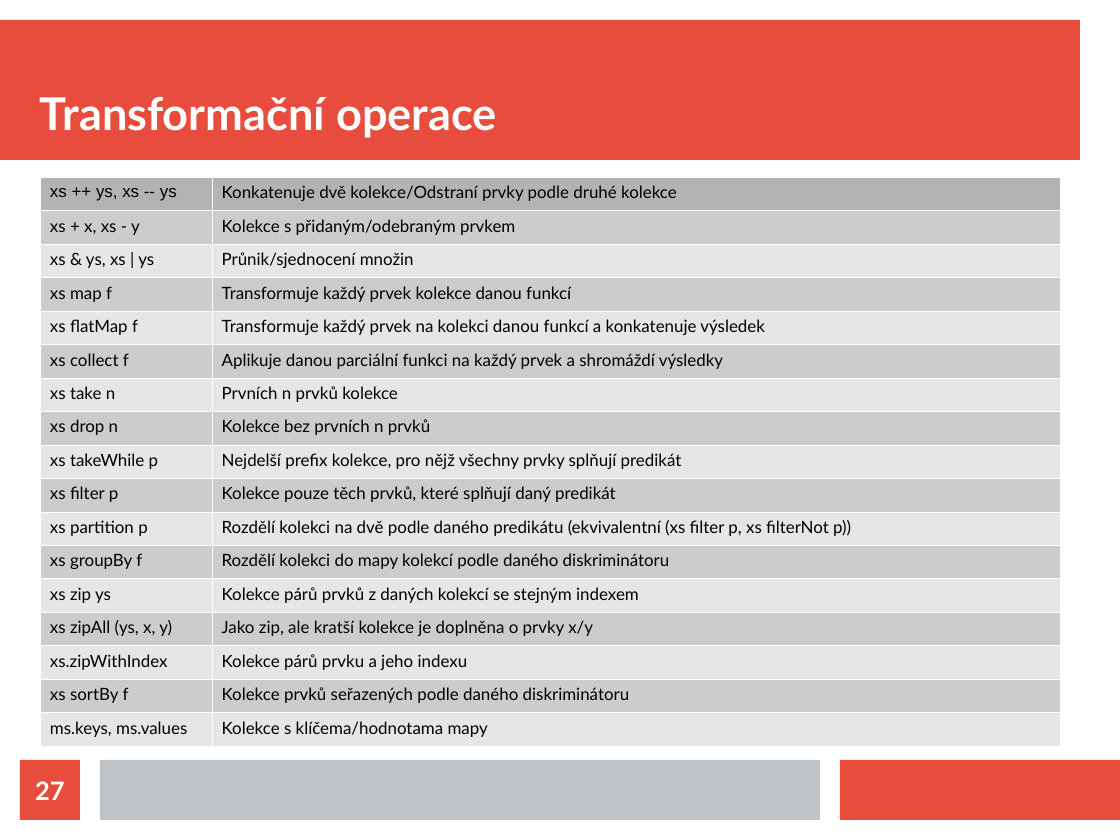
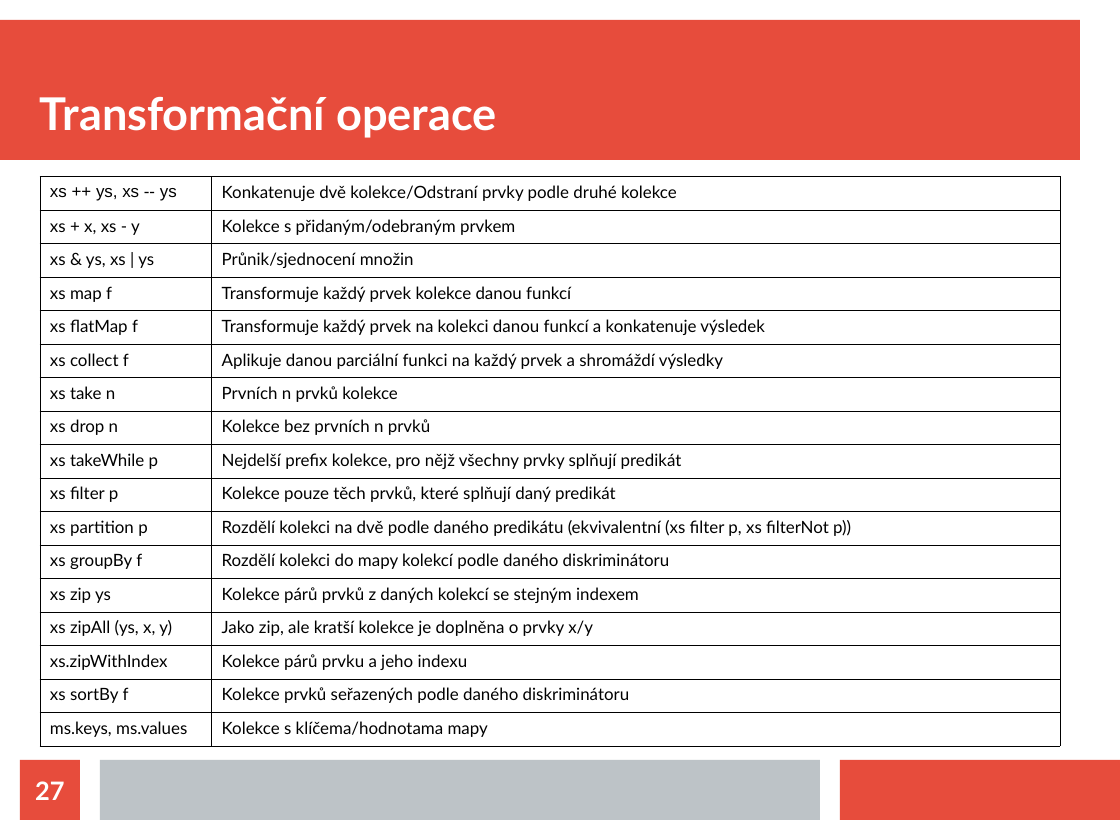
Before and after one commit to michalsenkyr/scala-course, a slide deck: slide 27 of slides.cs.odp. Drawn at 1120x840 pixels with LibreOffice and Linux fonts; fonts in the diff are those of the drawing. Boxes give left, top, right and bottom in pixels: in the first picture for what was removed or moved away, otherwise in the second. Text is boxed around its words. In the diff, an @@ line names an element or a change of style, - is before the commit and + after.

```diff
--- a/slides.cs.odp
+++ b/slides.cs.odp
@@ table at [40,177,1060,741] @@
@@ fill #B3B3B3 to none in row 1 @@
@@ fill #CCCCCC to none in 16 cells @@
@@ fill #E6E6E6 to none in 16 cells @@
@@ borders changed @@
```
Also in this commit, not shown: 2 other slides changed, 1 slide added, 2 other files.
